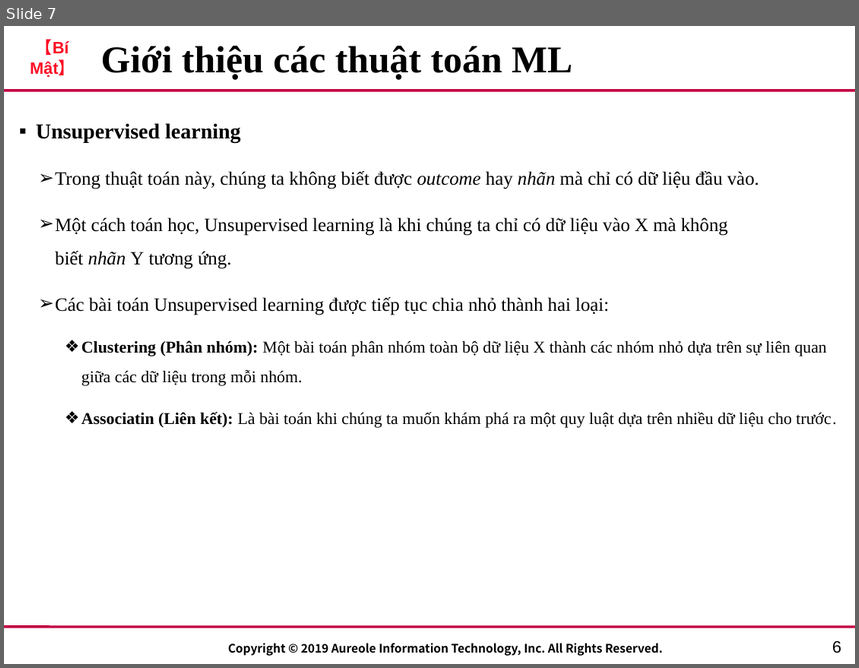
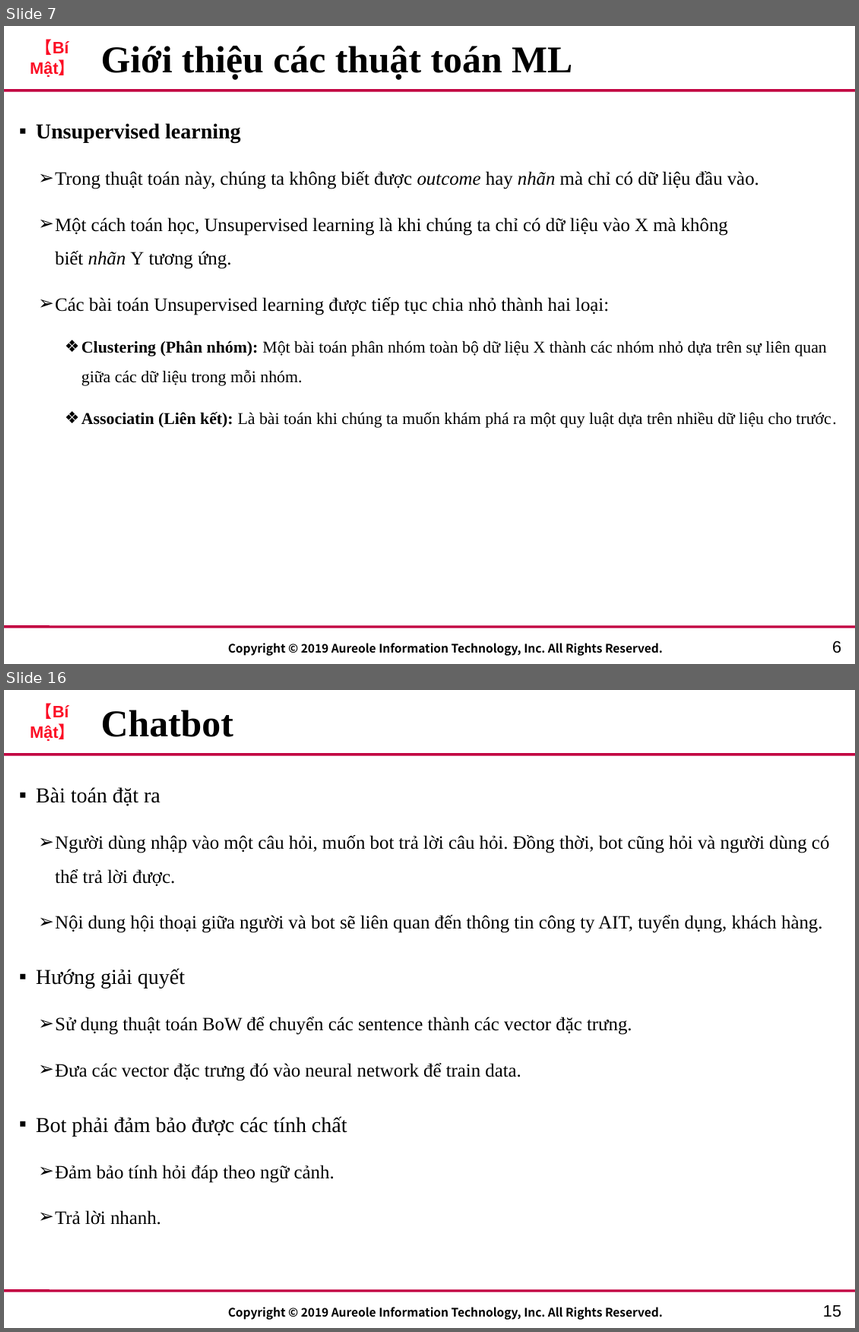
Before and after one commit to lucas2298/chat, a slide deck: AIT_Template.pptx. Shown one above the other, each under a label of ours: slide 7 before the commit, slides 7 and 16 after it; the slides between them are not shown. The pictures are 859x668 and 859x1332 pixels, drawn with LibreOffice and Linux fonts; fonts in the diff are those of the drawing; background and template pictures are left out. Boxes give left, top, right and bottom in pixels: in the first picture for what was removed or moved away, otherwise in the second. Text is boxed around its words. In the diff, an @@ line names an element or a change of style, - is before the commit and + after.

```diff
--- a/AIT_Template.pptx
+++ b/AIT_Template.pptx
@@ slide 16 added at (4, 690, 855, 1328), background #FFFFFF; not listed: 4 template elements that a slide beside it also shows @@
@@ title added at (101, 710, 234, 737), 32 pt, text #000000, bold @@
+Chatbot
@@ text added at (36, 787, 829, 1225), 16 pt, text #000000 @@
+▪ Bài toán đặt ra
+  ➢ Người dùng nhập vào một câu hỏi, muốn bot trả lời câu hỏi. Đồng thời, bot cũng hỏi và người dùng có thể trả lời được.
+  ➢ Nội dung hội thoại giữa người và bot sẽ liên quan đến thông tin công ty AIT, tuyển dụng, khách hàng.
+▪ Hướng giải quyết
+  ➢ Sử dụng thuật toán BoW để chuyển các sentence thành các vector đặc trưng.
+  ➢ Đưa các vector đặc trưng đó vào neural network để train data.
+▪ Bot phải đảm bảo được các tính chất
+  ➢ Đảm bảo tính hỏi đáp theo ngữ cảnh.
+  ➢ Trả lời nhanh.
@@ page number added at (823, 1306, 842, 1318), 14 pt, text #000000 @@
+15
```
Also in this commit, not shown: 3 slides changed, 12 other slides added, 2 slides removed, 6 other files.
